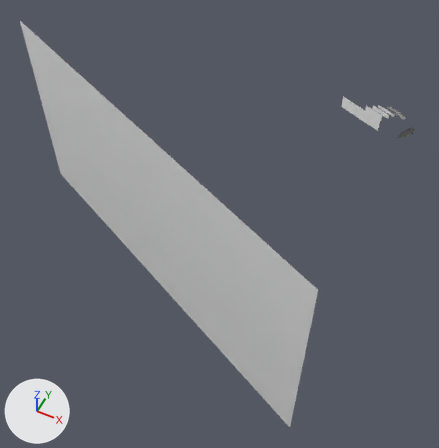
A saved change to the FBX model Assets/Models/demo/page03/page03_gamelevel_01.fbx.
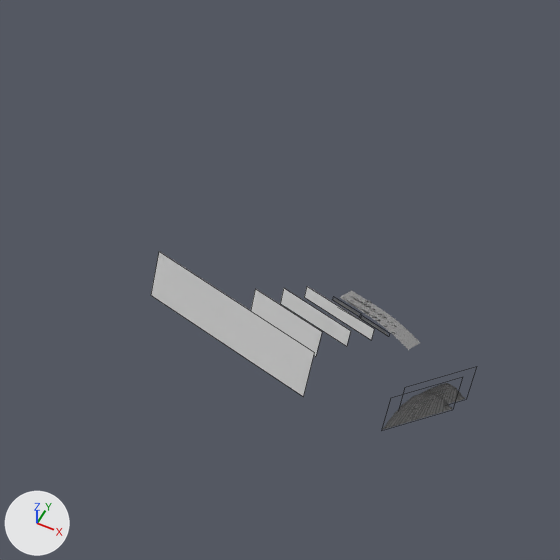
Old and new are each drawn from a camera (50 mm lens) standing at (0.61, -4.74, 3.46) and looking at (-1.05, -1.43, -0.68) and again close up on the part from 70% to 100% of the width and 8% to 38% of the height. Lighting does not change. The marker at lower left points along +X, +Y and +Z. The close-ups show mesh edges as thin lines. Where no turn or scale is listed for an object, it has been applied to the vertices.
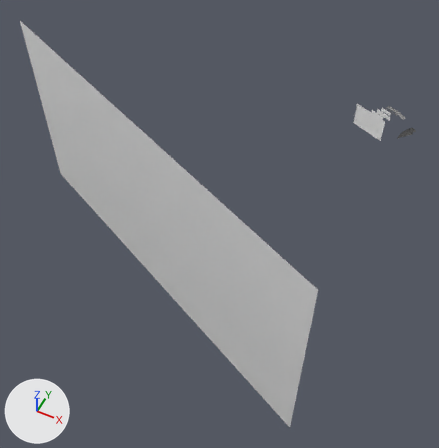
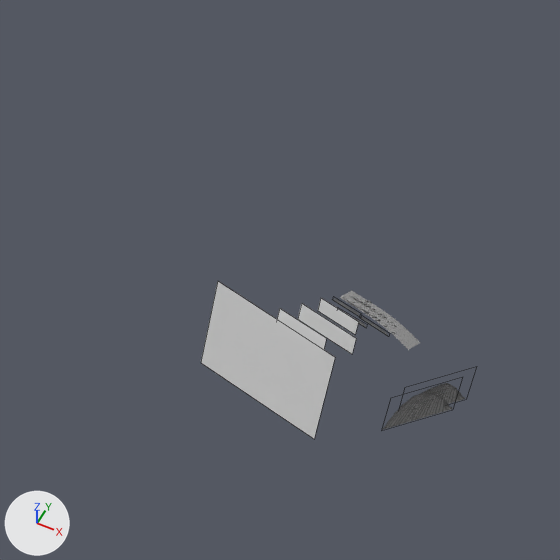
Where the newer file only moved an object's origin or applied its transform, the numbers keep the older frame.

Changed parts and their boxes (x1, y1, x2, y2) in the close-ups (560 x 560 px):
'pPlane5', reshaped (18% narrower, 10% taller): before (151, 252, 314, 396); after (201, 281, 335, 439)
'pPlane3', moved, rescaled: before (251, 289, 322, 356); after (277, 309, 326, 349)
'pPlane2', reshaped (18% narrower, 12% shorter): before (280, 288, 351, 346); after (298, 303, 356, 354)
'pPlane1', reshaped (41% narrower, 33% shorter): before (304, 286, 374, 340); after (318, 298, 359, 334)

The change in detail:
me_mesh_039 has 4 vertices, 1 face and spans x -0.202..0.202, y -0.094..0.094, z -0.007..0.112.
me_mesh_039 is used by ob_pplane5; location (-0.23, -0.224, -0.034).
Part 3, on me_mesh_039:
Vertex 0 of me_mesh_039 moves from (-0.202, 0.094, 0.112) at pixel (158, 251) to (-0.049, 0.023, 0.131) at pixel (217, 280).
Vertex 1 of me_mesh_039 moves from (0.202, -0.094, 0.112) at pixel (314, 352) to (0.249, -0.116, 0.131) at pixel (335, 357).
Vertex 2 of me_mesh_039 moves from (-0.202, 0.094, -0.007) at pixel (150, 295) to (-0.049, 0.023, -0.091) at pixel (200, 362).
Vertex 3 of me_mesh_039 moves from (0.202, -0.094, -0.007) at pixel (303, 396) to (0.249, -0.116, -0.091) at pixel (314, 439).
me_mesh_041 has 4 vertices, 1 face and spans x -0.086..0.086, y -0.04..0.04, z -0.015..0.015.
me_mesh_041 is used by ob_pplane1; location (-0.034, -0.062, 0.001).
Part 2, on me_mesh_041:
Vertex 0 of me_mesh_041 moves from (-0.086, 0.04, 0.015) at pixel (306, 286) to (-0.049, 0.023, 0.009) at pixel (320, 297).
Vertex 1 of me_mesh_041 moves from (0.086, -0.04, 0.015) at pixel (374, 328) to (0.049, -0.023, 0.009) at pixel (358, 321).
Vertex 2 of me_mesh_041 moves from (-0.086, 0.04, -0.015) at pixel (304, 297) to (-0.049, 0.023, -0.027) at pixel (317, 310).
Vertex 3 of me_mesh_041 moves from (0.086, -0.04, -0.015) at pixel (371, 340) to (0.049, -0.023, -0.027) at pixel (355, 334).
me_mesh_037 has 4 vertices, 1 face and spans x -0.087..0.087, y -0.04..0.04, z 0.005..0.048.
me_mesh_037 is used by ob_pplane2; location (-0.077, -0.094, -0.03).
Part 1, on me_mesh_037:
Vertex 0 of me_mesh_037 moves from (-0.087, 0.04, 0.048) at pixel (283, 287) to (-0.038, 0.018, 0.039) at pixel (301, 303).
Vertex 1 of me_mesh_037 moves from (0.087, -0.04, 0.048) at pixel (350, 330) to (0.103, -0.048, 0.039) at pixel (356, 338).
Vertex 2 of me_mesh_037 moves from (-0.087, 0.04, 0.005) at pixel (280, 303) to (-0.038, 0.018, -0.005) at pixel (297, 319).
Vertex 3 of me_mesh_037 moves from (0.087, -0.04, 0.005) at pixel (346, 346) to (0.103, -0.048, -0.005) at pixel (352, 354).
Object 'pPlane3' (ob_pplane3) moves from (-12.99, -2.348, 13.25) to (-9.044, -1.846, 15.08).
Object 'pPlane3' (ob_pplane3) is rescaled from (9.54, 9.54, 9.54) to (6.67, 6.67, 6.67).
